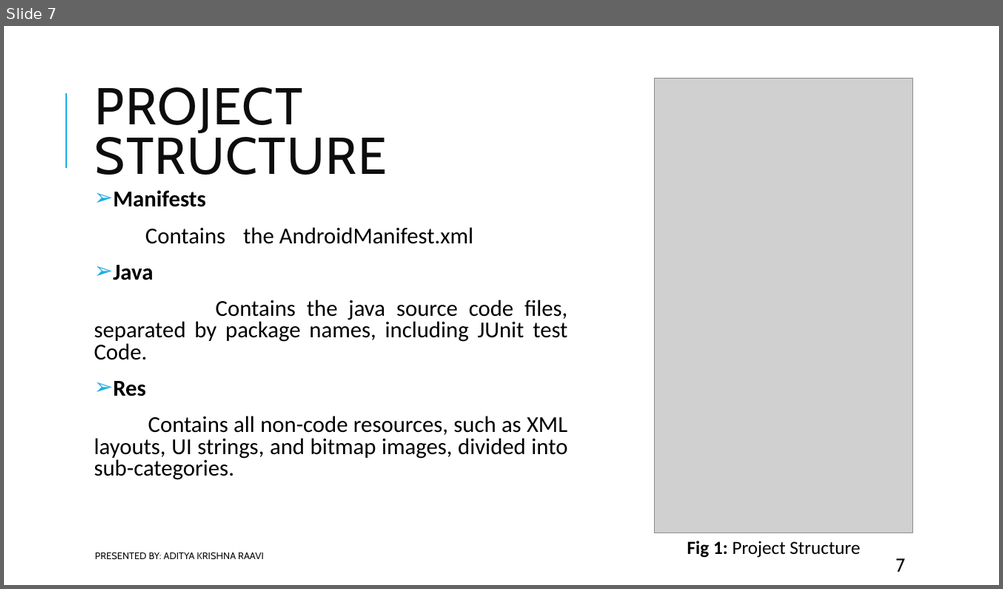
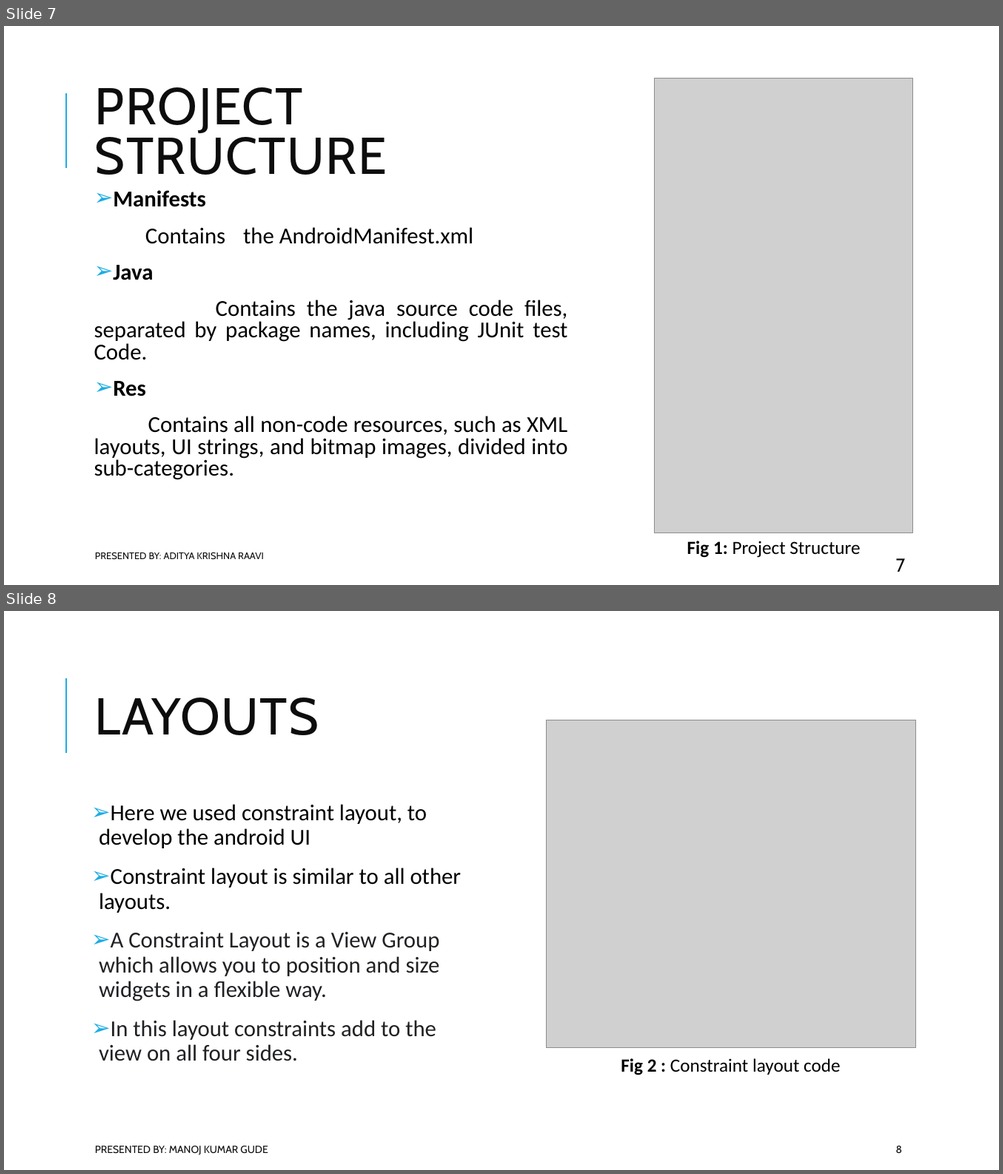
Before and after one commit to Sec03Team05Fall22GDP1/FreebiesforNewbies, a slide deck: Project_Files/Sprint7/FreBies FOR NewBIES midterm.pptx. Shown one above the other, each under a label of ours: slide 7 before the commit, slides 7 and 8 after it. The pictures are 1003x589 and 1003x1174 pixels, drawn with LibreOffice and Linux fonts; fonts in the diff are those of the drawing; grey boxes stand for pictures. Boxes give left, top, right and bottom in pixels: in the first picture for what was removed or moved away, otherwise in the second. Text is boxed around its words. In the diff, an @@ line names an element or a change of style, - is before the commit and + after.

Commit message:
Updates midterm pptx
updates layout sheets in midterm pptx

```diff
--- a/Project_Files/Sprint7/FreBies FOR NewBIES midterm.pptx
+++ b/Project_Files/Sprint7/FreBies FOR NewBIES midterm.pptx
@@ slide 8 added at <box>4,611,999,1170</box>, background #FFFFFF; not listed: 1 template element that a slide beside it also shows @@
@@ title added at <box>95,698,318,735</box>, 50 pt, text #0D0D0D @@
+LAYOUTS
@@ picture added at <box>546,720,915,1048</box> @@
@@ text added at <box>99,804,461,1062</box>, 22 pt, text #202124 @@
+➢ Here we used constraint layout, to develop the android UI
+➢ Constraint layout is similar to all other layouts.
+➢ A Constraint Layout is a View Group which allows you to position and size widgets in a flexible way.
+➢ In this layout constraints add to the view on all four sides.
@@ text added at <box>620,1059,839,1076</box>, 18 pt, text #000000 @@
+Fig 2 : Constraint layout code
@@ text added at <box>95,1146,267,1156</box>, 10 pt, text #0D0D0D @@
+PRESENTED BY: MANOJ KUMAR GUDE
@@ page number added at <box>896,1146,902,1153</box>, 10 pt, text #0D0D0D @@
+8
```
Also in this commit, not shown: 3 other slides added.
